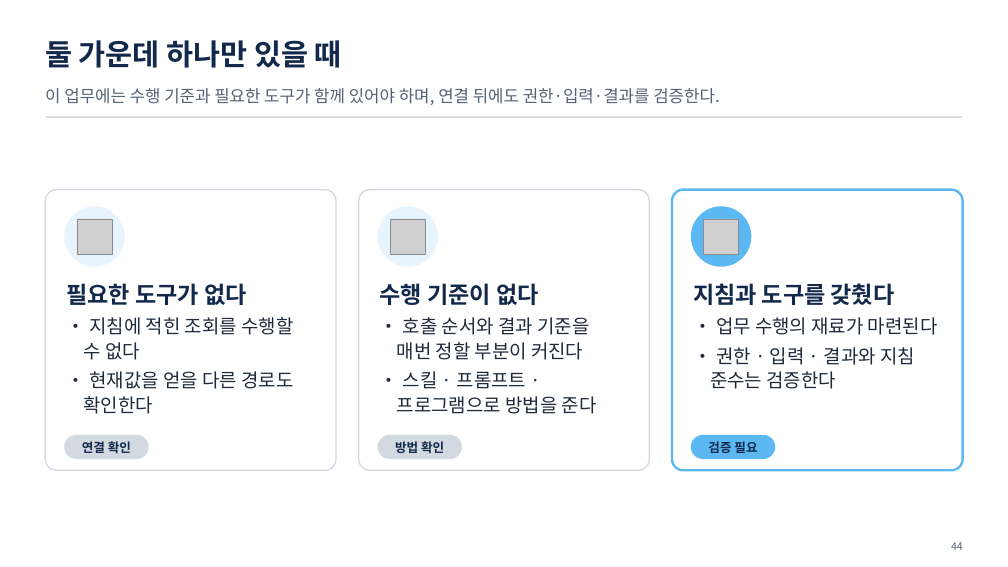
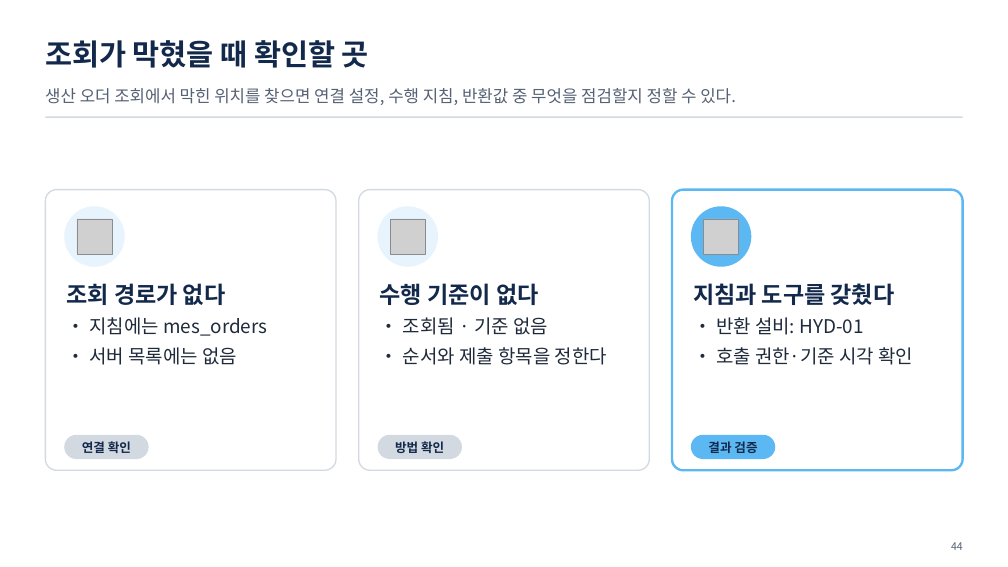
Before and after one commit to uengine-oss/hyd-iot-edu, a slide deck: slide 44 of workspace/강의제작/산출물/통합반/이론/06회차/통합반_06일차.pptx. Drawn at 1008x567 pixels with LibreOffice and Linux fonts; fonts in the diff are those of the drawing; grey boxes stand for pictures. Boxes give left, top, right and bottom in pixels: in the first picture for what was removed or moved away, otherwise in the second. Text is boxed around its words. In the diff, an @@ line names an element or a change of style, - is before the commit and + after.

Commit message:
통합반 6회차 42~45장을 실제 호출순으로 개편하고 온라인 02편 제작 입력을 확정한다

```diff
--- a/workspace/강의제작/산출물/통합반/이론/06회차/통합반_06일차.pptx
+++ b/workspace/강의제작/산출물/통합반/이론/06회차/통합반_06일차.pptx
@@ text at box(45, 40, 369, 68): text changed @@
-둘 가운데 하나만 있을 때
+조회가 막혔을 때 확인할 곳
@@ text at box(45, 88, 736, 105): text changed @@
-이 업무에는 수행 기준과 필요한 도구가 함께 있어야 하며, 연결 뒤에도 권한·입력·결과를 검증한다.
+생산 오더 조회에서 막힌 위치를 찾으면 연결 설정, 수행 지침, 반환값 중 무엇을 점검할지 정할 수 있다.
@@ text at box(66, 283, 267, 365): text changed @@
-필요한 도구가 없다
-• 지침에 적힌 조회를 수행할 수 없다
-• 현재값을 얻을 다른 경로도 확인한다
+조회 경로가 없다
+• 지침에는 mes_orders
+• 서버 목록에는 없음
@@ text at box(403, 317, 607, 365): text changed @@
-• 호출 순서와 결과 기준을 매번 정할 부분이 커진다
-• 스킬 · 프롬프트 · 프로그램으로 방법을 준다
+• 조회됨 · 기준 없음
+• 순서와 제출 항목을 정한다
@@ text at box(716, 317, 914, 365): text changed @@
-• 업무 수행의 재료가 마련된다
-• 권한 · 입력 · 결과와 지침 준수는 검증한다
+• 반환 설비: HYD-01
+• 호출 권한·기준 시각 확인
@@ text at box(708, 441, 757, 453): text changed @@
-검증 필요
+결과 검증
```
Also in this commit, not shown: 3 other slides changed, 21 other files.
